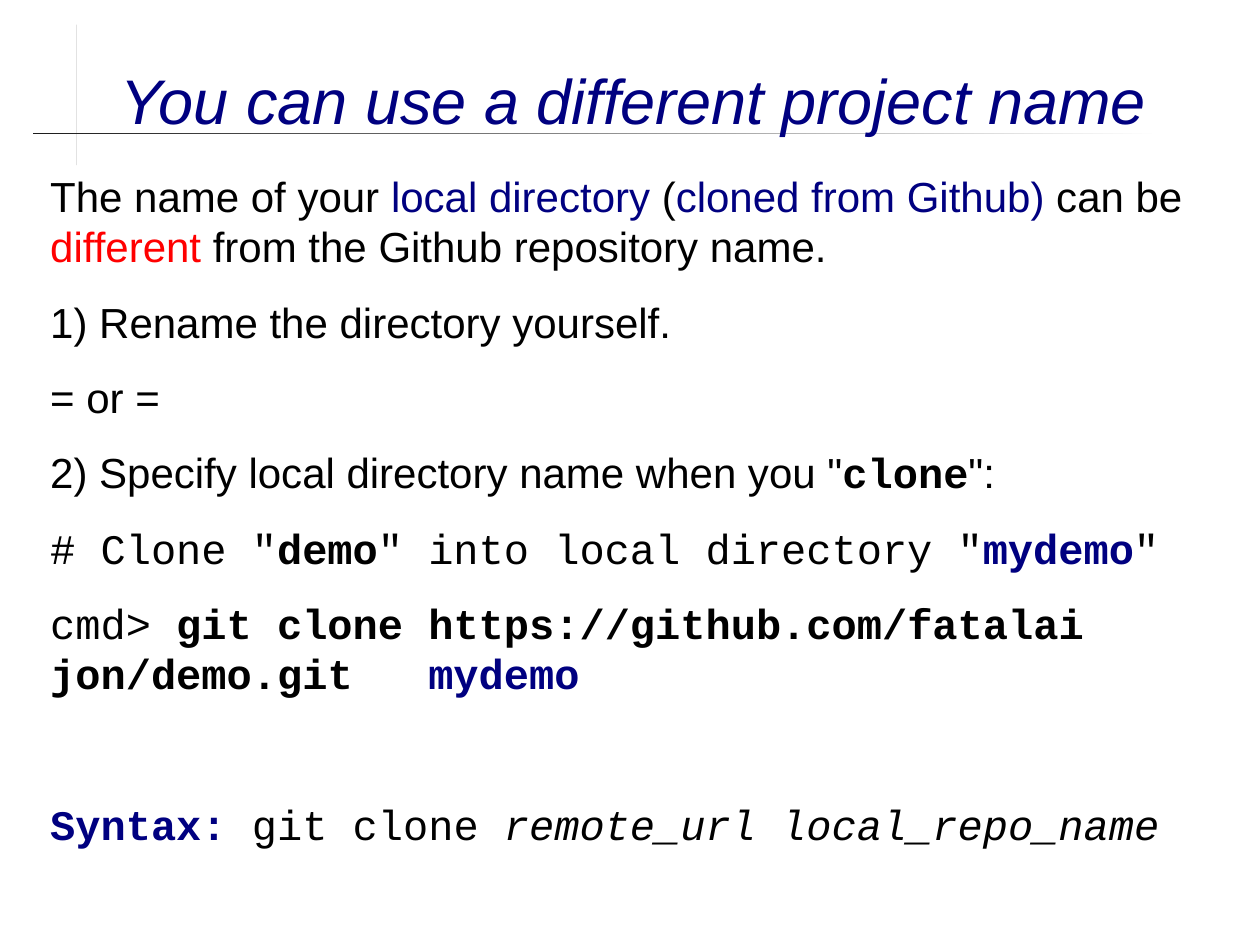
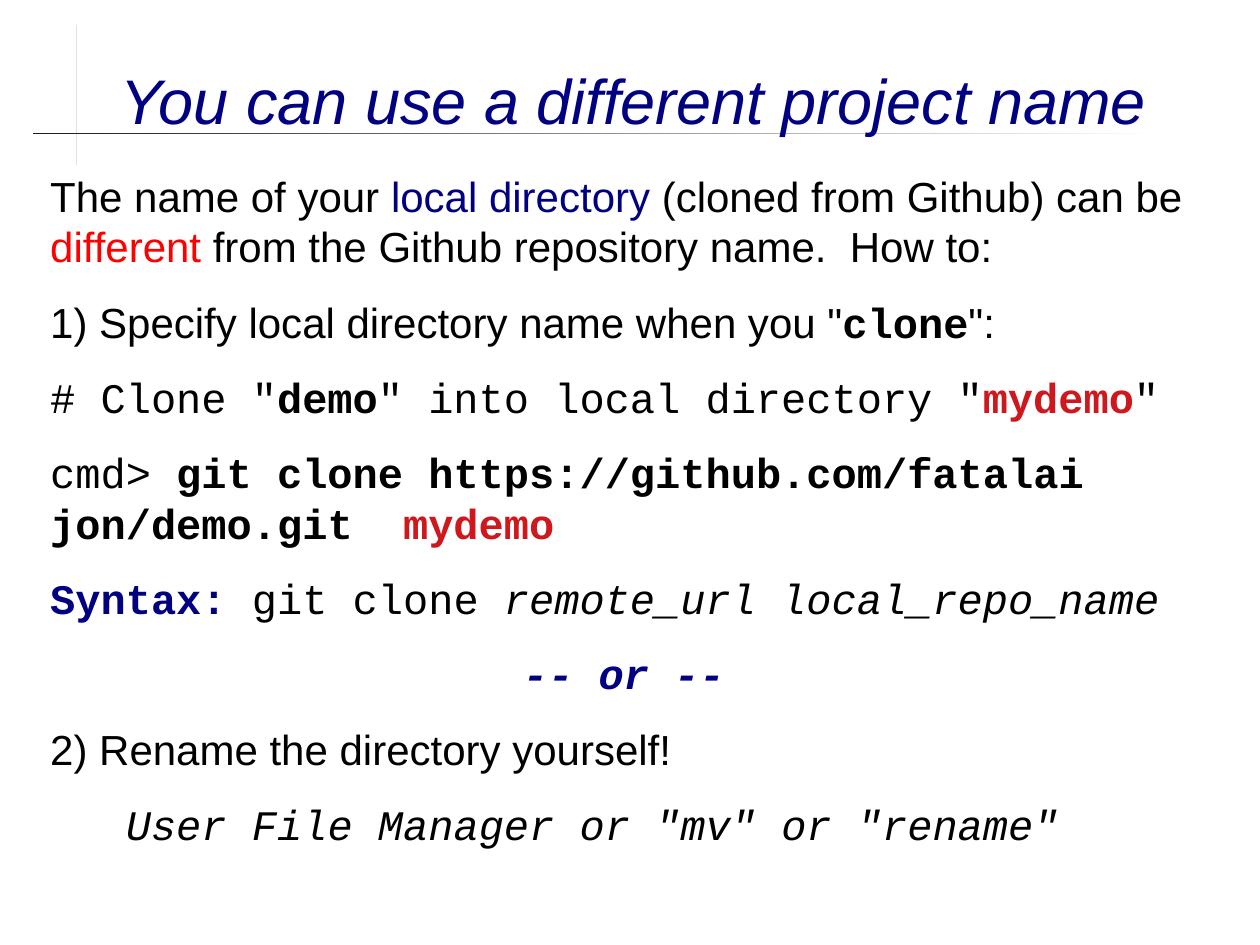
Before and after one commit to skeoop/skeoop.github.io, a slide deck: slide 12 of git/Using-Github.ppt (slide 11 before the commit). Drawn at 1260x945 pixels with LibreOffice and Linux fonts; fonts in the diff are those of the drawing. Boxes give left, top, right and bottom in pixels: in the first picture for what was removed or moved away, otherwise in the second. Text is boxed around its words. In the diff, an @@ line names an element or a change of style, - is before the commit and + after.

```diff
--- a/git/Using-Github.ppt
+++ b/git/Using-Github.ppt
@@ text at [50,181,1183,346]: text changed @@
-The name of your local directory (cloned from Github) can be different from the Github repository name.
-1) Rename the directory yourself.
-= or =
-2) Specify local directory name when you "clone":
+The name of your local directory (cloned from Github) can be different from the Github repository name. How to:
+1) Specify local directory name when you "clone":
@@ text at [50,382,1159,548]: text colour #000080 to #CE181E in ""mydemo"", "mydemo" @@
@@ text at [50,666,1059,849]: paragraphs added @@
+-- or --
+2) Rename the directory yourself!
+User File Manager or "mv" or "rename"
```
Also in this commit, not shown: 12 other slides changed, 2 slides added, 12 other files.
